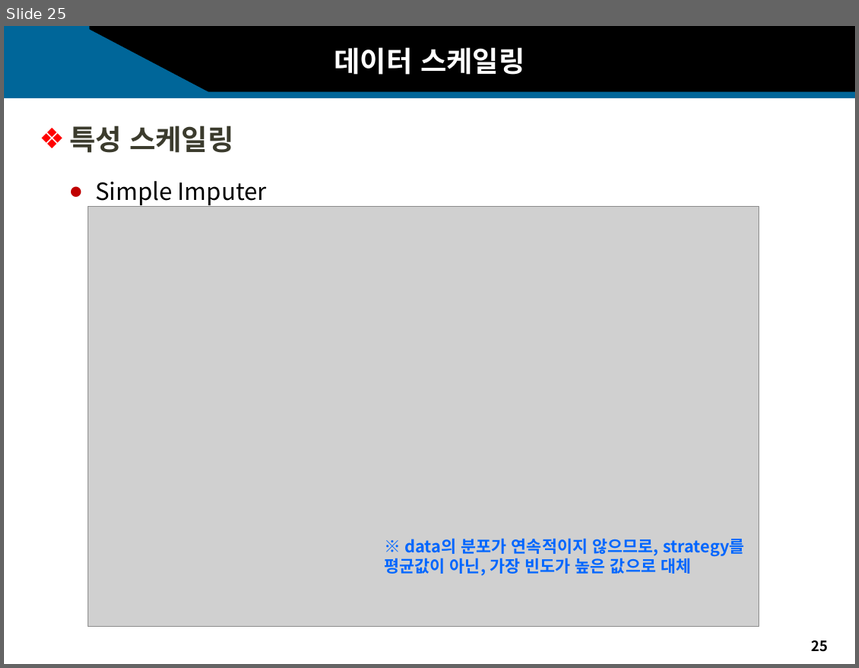
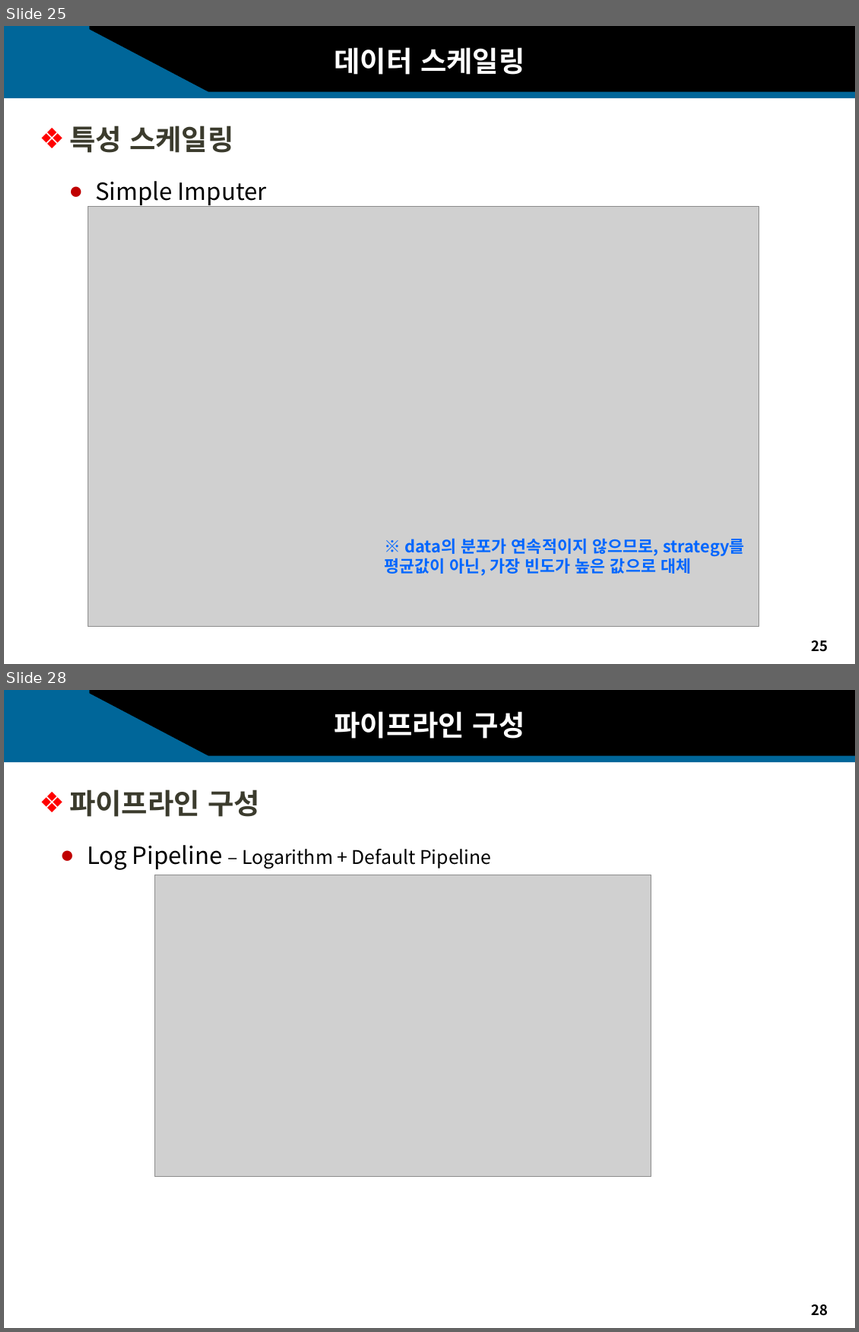
Before and after one commit to sakura09040904/Portfolio, a slide deck: 2. 1학년2학기/1. 어프렌티스 프로젝트/11주차_기말프로젝트/11주차_과제_발표자료.pptx. Shown one above the other, each under a label of ours: slide 25 before the commit, slides 25 and 28 after it; the slides between them are not shown. The pictures are 859x668 and 859x1332 pixels, drawn with LibreOffice and Linux fonts; fonts in the diff are those of the drawing; grey boxes stand for pictures; background and template pictures are left out. Boxes give left, top, right and bottom in pixels: in the first picture for what was removed or moved away, otherwise in the second. Text is boxed around its words. In the diff, an @@ line names an element or a change of style, - is before the commit and + after.

```diff
--- a/2. 1학년2학기/1. 어프렌티스 프로젝트/11주차_기말프로젝트/11주차_과제_발표자료.pptx
+++ b/2. 1학년2학기/1. 어프렌티스 프로젝트/11주차_기말프로젝트/11주차_과제_발표자료.pptx
@@ slide 28 added at (4, 690, 855, 1328), background #FFFFFF; not listed: 5 template elements that a slide beside it also shows @@
@@ text added at (335, 711, 525, 739), 24 pt, text #FFFFFF, bold @@
+파이프라인 구성
@@ text added at (69, 790, 260, 817), 24 pt, text #3B3B2D, bold @@
+❖ 파이프라인 구성
@@ text added at (87, 845, 491, 870), 16 pt, text #000000 @@
+● Log Pipeline – Logarithm + Default Pipeline
@@ picture added at (154, 875, 651, 1177) @@
```
Also in this commit, not shown: 3 slides changed, 6 other slides added, 1 other file.
